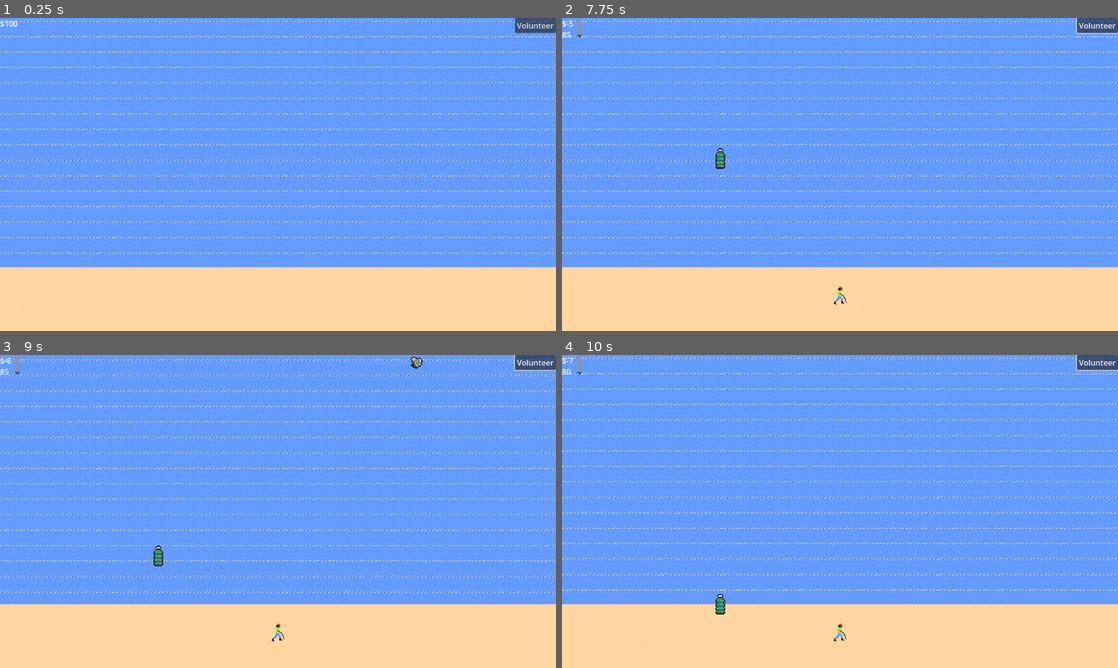
Above: before the commit, frames 1-4 (two rows, left to right).
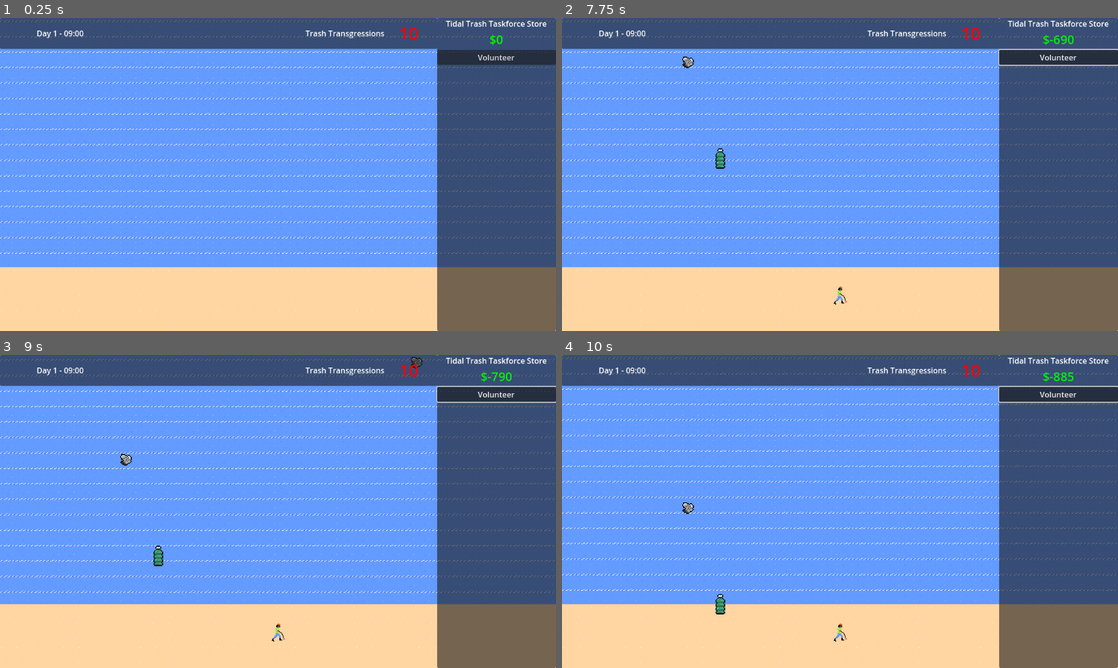
Above: after the commit, the same moments.

Repository: BlazingNeutron/calmbeforestorm
Game: Godot game, scene res://scenes/game.tscn
The game is run twice, just before and just after one commit, with the same random seed, the same clock (stepped at 60 frames per second) and the same inputs. Sound files missing from this copy of the repository are replaced by a short silence.
Inputs (mouse positions are in pixels of both pictures, inside the frame that each line leads up to):
- Up to frame 1 (0.25 s): no input
- Up to frame 2 (7.75 s): click "Volunteer" at 0.5 s; click "Volunteer" at 1.25 s; click "Volunteer" at 2 s; move the mouse to (584, 111) at 2.77 s; click (584, 111) at 2.85 s; move the mouse to (851, 52) at 3.52 s; tap Space (test_lightning) at 3.6, 5.1, 6.6 s; click (851, 52) at 3.67 s; tap Enter at 4.25 s; move the mouse to (895, 105) at 4.27 s; click (895, 105) at 4.35 s; move the mouse to (812, 237) at 5.02 s; click (812, 237) at 5.17 s; move the mouse to (1006, 221) at 5.77 s; click (1006, 221) at 5.85 s; move the mouse to (673, 127) at 6.52 s; click (673, 127) at 6.67 s; move the mouse to (689, 39) at 7.27 s; click (689, 39) at 7.35 s
- Up to frame 3 (9 s): move the mouse to (194, 433) at 8.02 s; tap Space (test_lightning) at 8.1 s; click (194, 433) at 8.17 s; move the mouse to (400, 495) at 8.77 s; click (400, 495) at 8.85 s
- Up to frame 4 (10 s): move the mouse to (979, 386) at 9.52 s; tap Space (test_lightning) at 9.6 s; click (979, 386) at 9.67 s

The runs differ from the first frame. In frame 1, 29% of the frame differs, in the area x 0-100%, y 0-100%; in frame 2, 29%; in frame 3, 29%; in frame 4, 29%.

Commit message:
Updated HUD panel and added transgression count

Diff:
--- a/scenes/game.tscn
+++ b/scenes/game.tscn
@@ -28,6 +28,7 @@
 1:0/animation_frame_3/duration = 0.25
 1:0/animation_frame_4/duration = 0.25
 1:0/0 = 0
+0:0/0 = 0
 
 [sub_resource type="TileSet" id="TileSet_k6gmy"]
 tile_size = Vector2i(32, 32)
--- a/scenes/hud.tscn
+++ b/scenes/hud.tscn
@@ -9,25 +9,90 @@
 
 [node name="lightning" parent="." instance=ExtResource("3_cy3ty")]
 
-[node name="StoreContainer" type="VBoxContainer" parent="."]
+[node name="StormWarning" parent="." instance=ExtResource("3_e5k40")]
+
+[node name="StorePanel" type="Panel" parent="."]
 anchors_preset = 11
 anchor_left = 1.0
 anchor_right = 1.0
 anchor_bottom = 1.0
-offset_left = -85.0
+offset_left = -246.0
 grow_horizontal = 0
 grow_vertical = 2
 
-[node name="Volunteer" type="Button" parent="StoreContainer"]
+[node name="StoreContainer" type="VBoxContainer" parent="StorePanel"]
+layout_mode = 1
+anchors_preset = 15
+anchor_right = 1.0
+anchor_bottom = 1.0
+grow_horizontal = 2
+grow_vertical = 2
+
+[node name="TheStoreLabel" type="Label" parent="StorePanel/StoreContainer"]
+layout_mode = 2
+text = "Tidal Trash Taskforce Store"
+horizontal_alignment = 1
+
+[node name="Money" type="Label" parent="StorePanel/StoreContainer"]
+unique_name_in_owner = true
+layout_mode = 2
+theme_override_colors/font_color = Color(0, 0.964706, 0, 1)
+theme_override_font_sizes/font_size = 25
+text = "$100"
+horizontal_alignment = 1
+
+[node name="Volunteer" type="Button" parent="StorePanel/StoreContainer"]
 layout_mode = 2
 text = "Volunteer"
 
-[node name="Money" type="RichTextLabel" parent="."]
+[node name="TopPanel" type="Panel" parent="."]
+anchors_preset = 10
+anchor_right = 1.0
+offset_right = -246.0
+offset_bottom = 64.0
+grow_horizontal = 2
+
+[node name="TimeOfDay" type="Label" parent="TopPanel"]
+custom_minimum_size = Vector2(250, 0)
+layout_mode = 2
+offset_right = 250.0
+offset_bottom = 64.0
+size_flags_horizontal = 0
+size_flags_vertical = 1
+text = "Day 1 - 09:00"
+horizontal_alignment = 1
+vertical_alignment = 1
+
+[node name="ItemsRemaining" type="Label" parent="TopPanel"]
+layout_mode = 2
+offset_left = 346.0
+offset_right = 797.0
+offset_bottom = 64.0
+size_flags_horizontal = 3
+size_flags_vertical = 1
+text = "Trash Transgressions"
+horizontal_alignment = 2
+vertical_alignment = 1
+
+[node name="TransgressionsMeter" type="Label" parent="TopPanel"]
 unique_name_in_owner = true
-offset_right = 40.0
-offset_bottom = 40.0
-text = "$100"
+layout_mode = 1
+anchors_preset = 6
+anchor_left = 1.0
+anchor_top = 0.5
+anchor_right = 1.0
+anchor_bottom = 0.5
+offset_left = -79.0
+offset_top = -25.0
+offset_right = -39.0
+offset_bottom = 24.0
+grow_horizontal = 0
+grow_vertical = 2
+size_flags_horizontal = 10
+theme_override_colors/font_color = Color(1, 0, 0, 1)
+theme_override_font_sizes/font_size = 35
+text = "10"
+horizontal_alignment = 2
+vertical_alignment = 1
 
-[node name="StormWarning" parent="." instance=ExtResource("3_e5k40")]
-
-[connection signal="pressed" from="StoreContainer/Volunteer" to="." method="_on_volunteer_pressed"]
+[connection signal="pressed" from="StorePanel/StoreContainer/Volunteer" to="." method="_on_volunteer_pressed"]
--- a/scripts/account_manager.gd
+++ b/scripts/account_manager.gd
@@ -2,12 +2,18 @@
 
 signal _on_money_changed(money)
 signal purchase_volunteer
+signal transgression_changed(transgressions)
 
-@export var starting_money : int = 100
+@export var starting_money : int = 0
+@export var max_transgressions : int = 10
 var money : int = 0
+var transgressions : int = 10
 
 func _ready() -> void:
 	money = starting_money
+
+func initialize() -> void:
+	_on_money_changed.emit(money)
 
 func credit_account() -> void:
 	money += 5
@@ -17,3 +23,8 @@
 	money -= 100
 	_on_money_changed.emit(money)
 	purchase_volunteer.emit()
+
+func update_trangressions(count : int) -> void:
+	#print("updating transgressions")
+	transgressions = max_transgressions - count
+	transgression_changed.emit(transgressions)
--- a/scripts/hud.gd
+++ b/scripts/hud.gd
@@ -1,11 +1,14 @@
 extends CanvasLayer
 
 @onready var lightning: CanvasLayer = $lightning
-@onready var money_label: RichTextLabel = %Money
+@onready var money_label: Label = %Money
 @onready var storm_warning_icon: Node = $StormWarning
+@onready var transgressions_meter: Label = %TransgressionsMeter
 
 func _ready() -> void:
 	AccountManager._on_money_changed.connect(update_money)
+	AccountManager.transgression_changed.connect(update_transgressions)
+	AccountManager.initialize()
 
 # Called every frame. 'delta' is the elapsed time since the previous frame.
 func _process(_delta: float) -> void:
@@ -15,6 +18,9 @@
 func update_money(money : int) -> void:
 	money_label.text = "$" + str(money)
 
+func update_transgressions(count : int) -> void:
+	transgressions_meter.text = str(count)
+
 func storm_warning() -> void:
 	storm_warning_icon.start_storm_warning()
 
--- a/scripts/picker_upper_manager.gd
+++ b/scripts/picker_upper_manager.gd
@@ -20,6 +20,7 @@
 func _on_trash_landed(new_beach_trash) -> void:
 	#print("Trash landed", position)
 	beach_trash_array.push_front(new_beach_trash)
+	AccountManager.update_trangressions(beach_trash_array.size())
 
 func _on_trash_picked_up(removed_trash) -> void:
 	var trash_index = trash_array.find(removed_trash)
@@ -31,6 +32,7 @@
 		#print("beach trash removed")
 		beach_trash_array.remove_at(beach_trash_index)
 	AccountManager.credit_account()
+	AccountManager.update_trangressions(beach_trash_array.size())
 
 # Called every frame. 'delta' is the elapsed time since the previous frame.
 func _process(delta: float) -> void:
